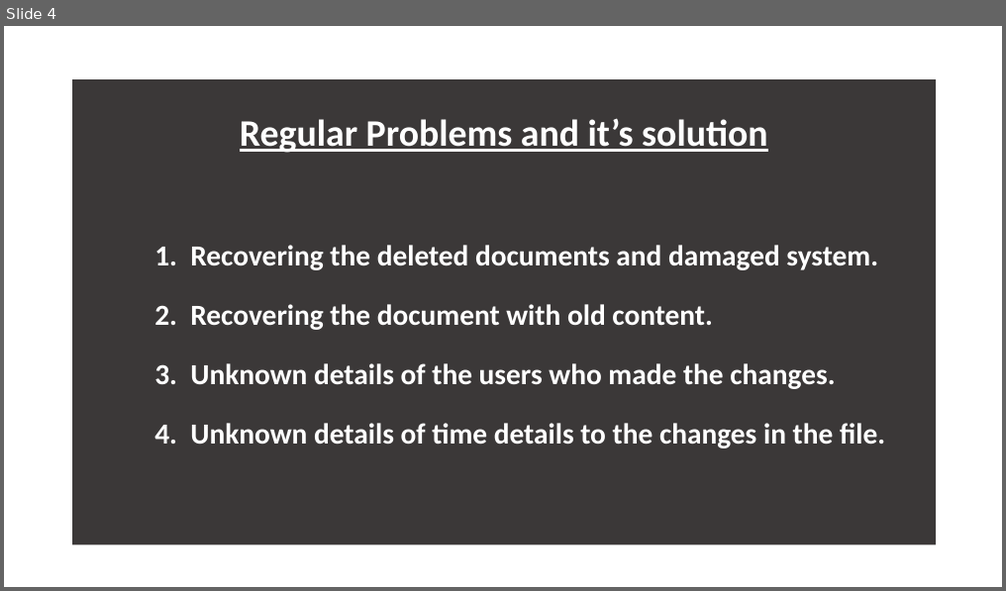
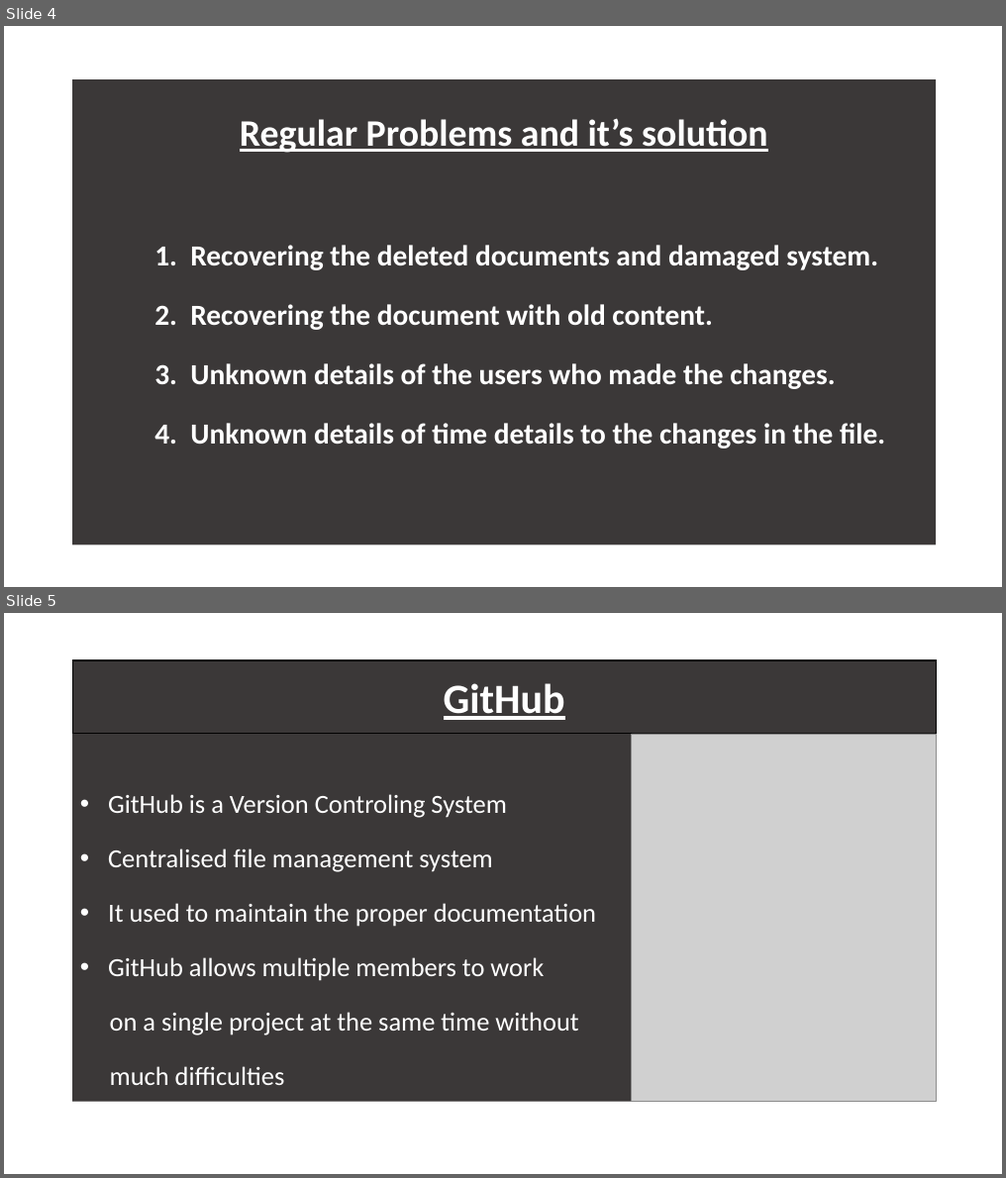
Before and after one commit to ATE186-Murali/PPT, a slide deck: GitHub.pptx. Shown one above the other, each under a label of ours: slide 4 before the commit, slides 4 and 5 after it. The pictures are 1006x591 and 1006x1178 pixels, drawn with LibreOffice and Linux fonts; fonts in the diff are those of the drawing; grey boxes stand for pictures. Boxes give left, top, right and bottom in pixels: in the first picture for what was removed or moved away, otherwise in the second. Text is boxed around its words. In the diff, an @@ line names an element or a change of style, - is before the commit and + after.

```diff
--- a/GitHub.pptx
+++ b/GitHub.pptx
@@ slide 5 added at (x1=4, y1=613, x2=1002, y2=1174), background #FFFFFF @@
@@ rectangle added at (x1=73, y1=661, x2=936, y2=735), fill #3B3838, outline #000000 1 pt, 40 pt, text #FFFFFF, bold, underline @@
+GitHub
@@ subtitle added at (x1=73, y1=734, x2=652, y2=1102), fill #3B3838, 25.2 pt, text #FFFFFF @@
+• GitHub is a Version Controling System
+• Centralised file management system
+• It used to maintain the proper documentation
+• GitHub allows multiple members to work
+on a single project at the same time without
+much difficulties
@@ picture added at (x1=632, y1=734, x2=936, y2=1102) @@
```
